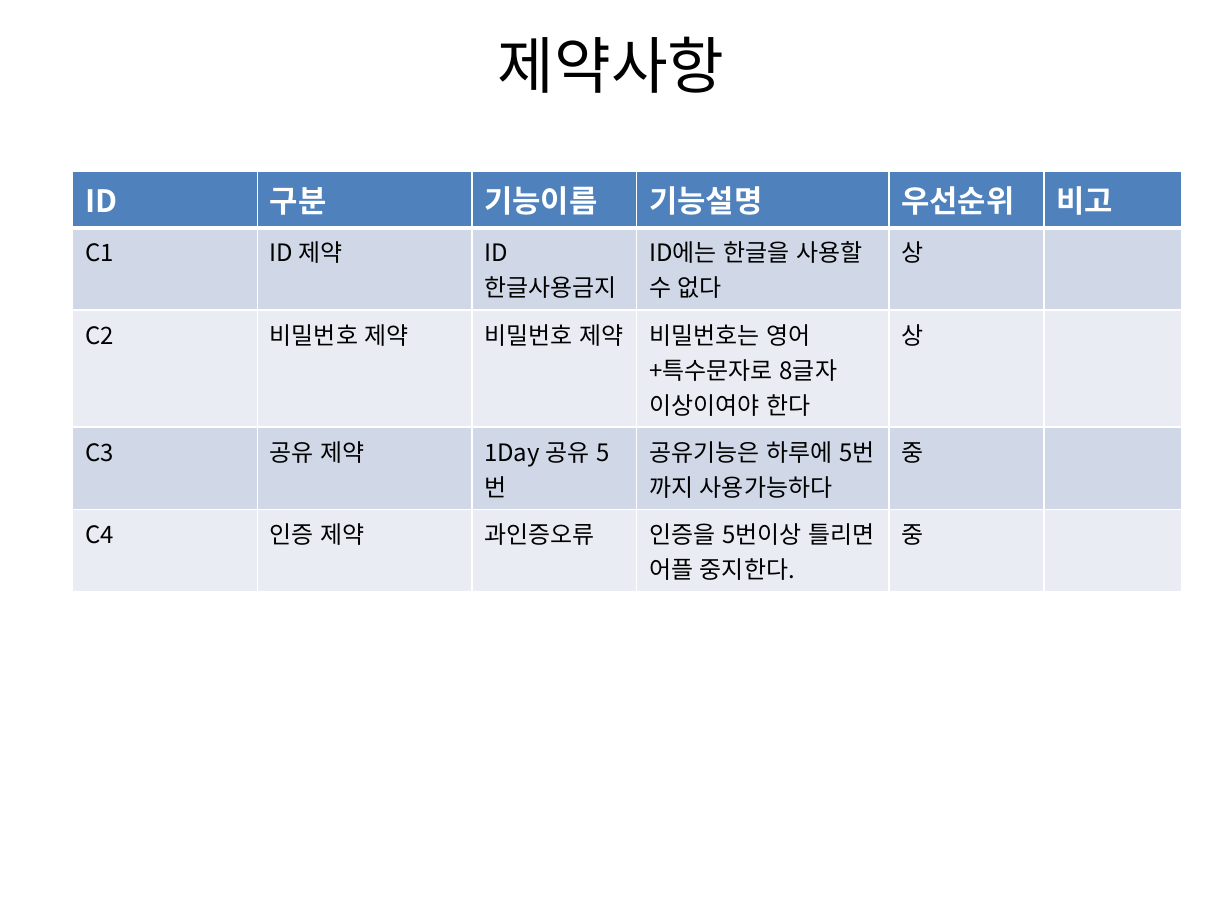
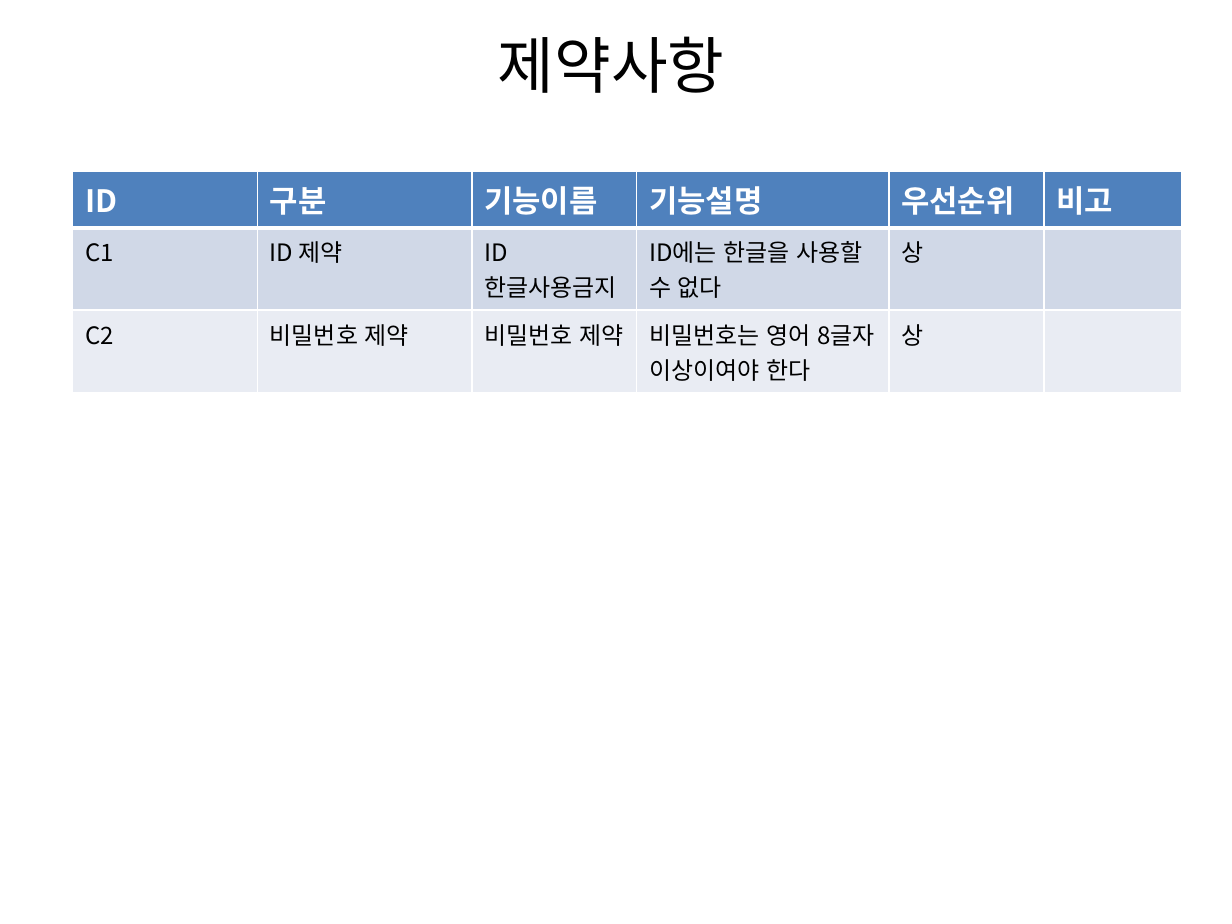
Before and after one commit to gestgest/snsProject, a slide deck: slide 7 of document/요구사항 명세서.pptx. Drawn at 1232x924 pixels with LibreOffice and Linux fonts; fonts in the diff are those of the drawing. Boxes give left, top, right and bottom in pixels: in the first picture for what was removed or moved away, otherwise in the second. Text is boxed around its words. In the diff, an @@ line names an element or a change of style, - is before the commit and + after.

```diff
--- a/document/요구사항 명세서.pptx
+++ b/document/요구사항 명세서.pptx
@@ table at (x1=73, y1=171, x2=1181, y2=385) @@
-row 3: C2 | 비밀번호 제약 | 비밀번호 제약 | 비밀번호는 영어+특수문자로 8글자 이상이여야 한다 | 상 | 
-row 4: C3 | 공유 제약 | 1Day 공유 5번 | 공유기능은 하루에 5번 까지 사용가능하다 | 중 | 
-row 5: C4 | 인증 제약 | 과인증오류 | 인증을 5번이상 틀리면 어플 중지한다. | 중 | 
+row 3: C2 | 비밀번호 제약 | 비밀번호 제약 | 비밀번호는 영어 8글자 이상이여야 한다 | 상 | 
```
Also in this commit, not shown: 2 other slides changed, 1 other file.
